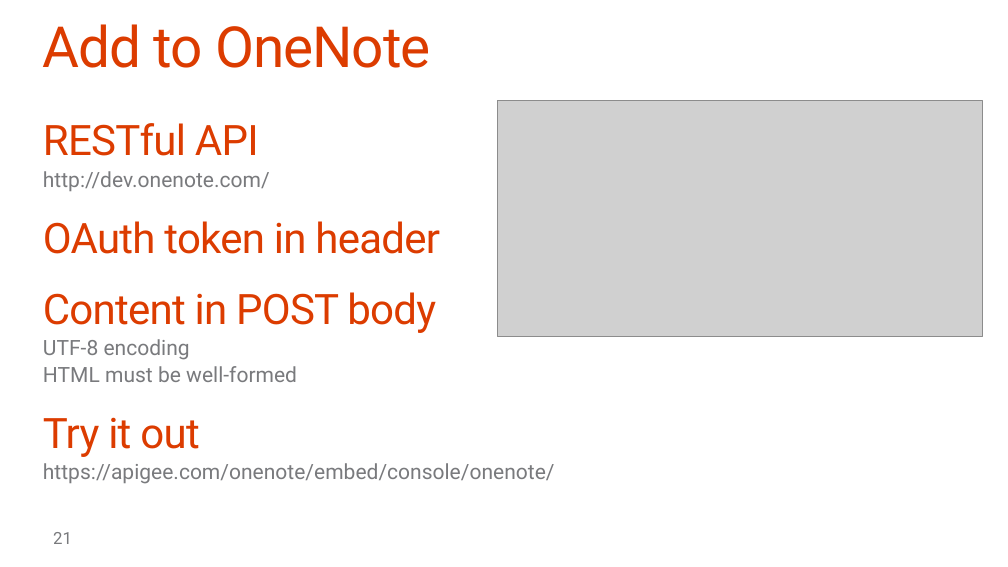
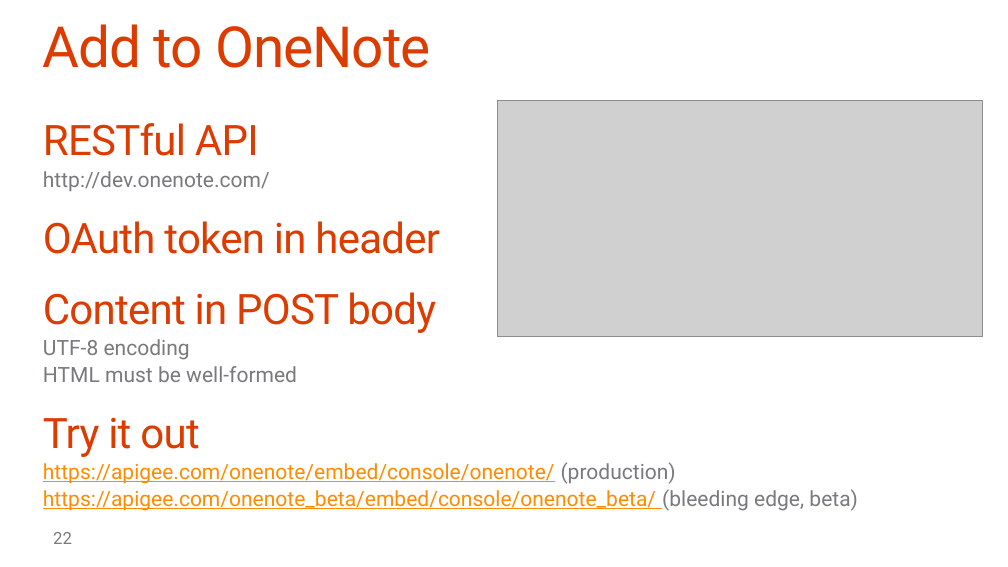
Before and after one commit to fabbbiob/TrainingContent, a slide deck: slide 22 of O3653-7 Deep Dive into the Office 365 APIs for OneNote services/O3653-7 Deep Dive into the Office 365 APIs for OneNote services.pptx (slide 21 before the commit). Drawn at 1008x567 pixels with LibreOffice and Linux fonts; fonts in the diff are those of the drawing; grey boxes stand for pictures; background and template pictures are left out. Boxes give left, top, right and bottom in pixels: in the first picture for what was removed or moved away, otherwise in the second. Text is boxed around its words. In the diff, an @@ line names an element or a change of style, - is before the commit and + after.

```diff
--- a/O3653-7 Deep Dive into the Office 365 APIs for OneNote services/O3653-7 Deep Dive into the Office 365 APIs for OneNote services.pptx
+++ b/O3653-7 Deep Dive into the Office 365 APIs for OneNote services/O3653-7 Deep Dive into the Office 365 APIs for OneNote services.pptx
@@ text at (43,462,858,511): text changed; text colour #797A7D to #FF8C00 @@
-  https://apigee.com/onenote/embed/console/onenote/
+  https://apigee.com/onenote/embed/console/onenote/ (production)
+  https://apigee.com/onenote_beta/embed/console/onenote_beta/ (bleeding edge, beta)
@@ page number at (53,532,72,544): text changed @@
-21
+22
```
Also in this commit, not shown: 6 other slides changed, 1 slide added.
